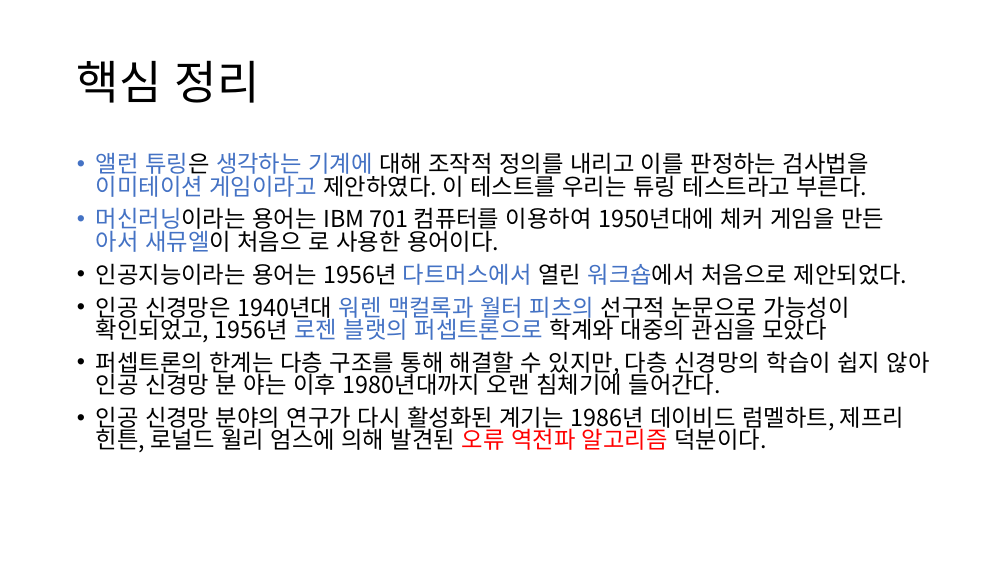
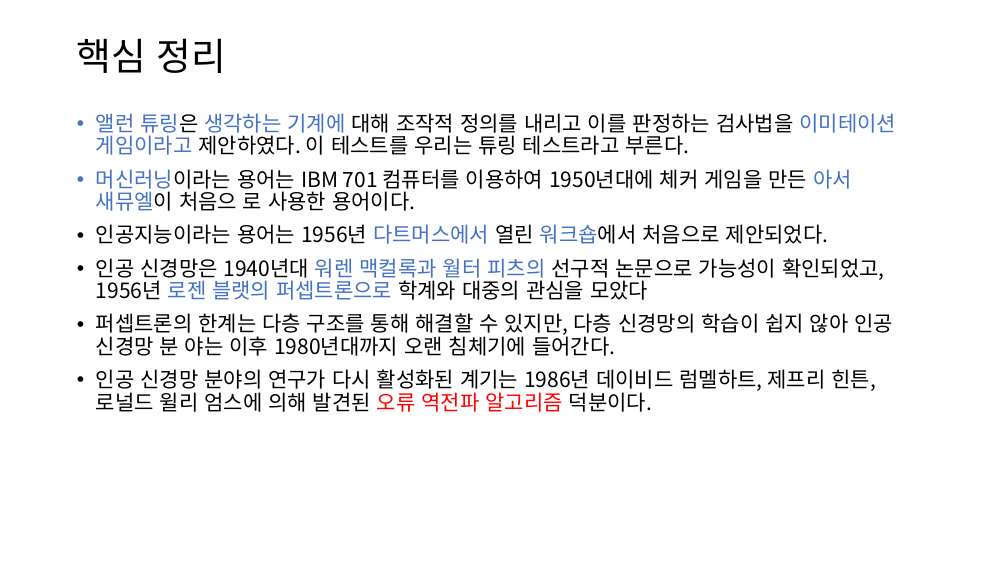
Before and after one commit to dknife/2022MLClass, a slide deck: slide 20 of LectureNotes/01장_머신러닝이란.pptx. Drawn at 1008x567 pixels with LibreOffice and Linux fonts; fonts in the diff are those of the drawing. Boxes give left, top, right and bottom in pixels: in the first picture for what was removed or moved away, otherwise in the second. Text is boxed around its words. In the diff, an @@ line names an element or a change of style, - is before the commit and + after.

```diff
--- a/LectureNotes/01장_머신러닝이란.pptx
+++ b/LectureNotes/01장_머신러닝이란.pptx
@@ title "핵심 정리" at bbox=[77, 38, 227, 73]: size 44 to 36 pt @@
@@ text "앨런 튜링은 생각하는 기계에 대해 ...": place and size @@
-text "앨런 튜링은 생각하는 기계에 대해 ..." at bbox=[96, 152, 930, 452]
+text "앨런 튜링은 생각하는 기계에 대해 ..." at bbox=[96, 113, 896, 412]
@@ text "앨런 튜링은 생각하는 기계에 대해 ..." at bbox=[96, 113, 896, 412]: size 22.2 to 20 pt; line spacing 0.8 to 0.9 @@
```
Also in this commit, not shown: 19 other slides changed, 1 other file.
